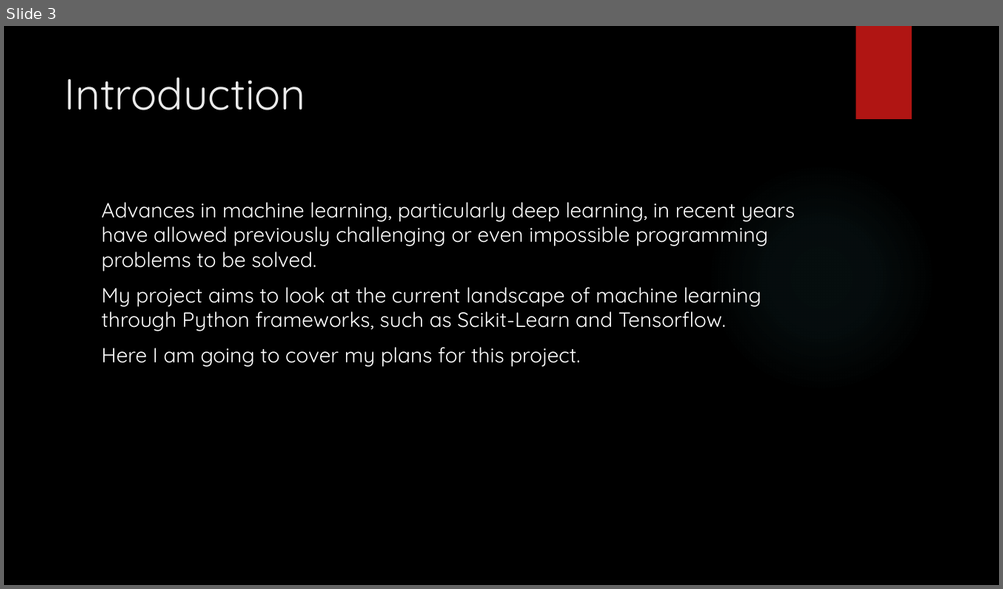
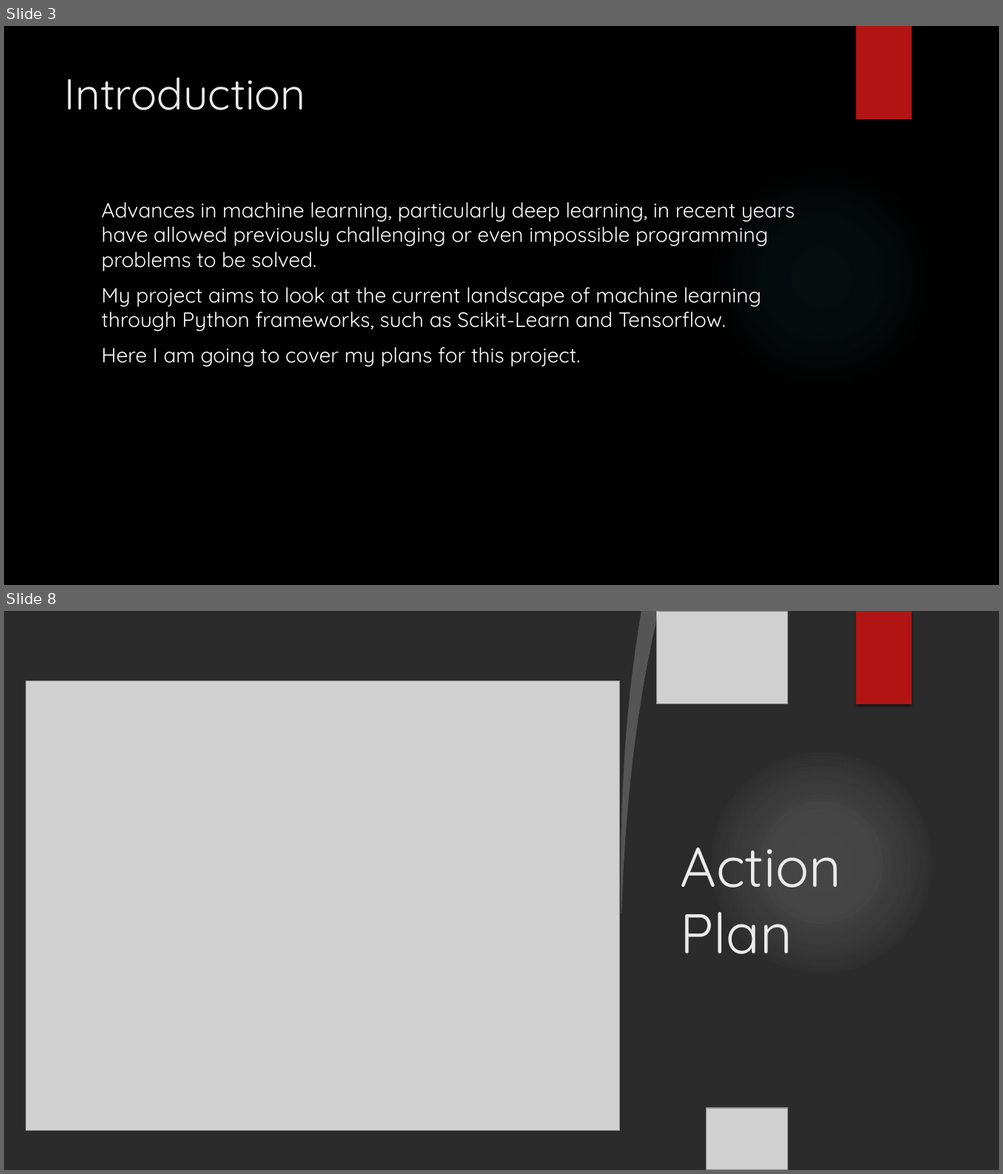
Before and after one commit to BladesOfBaconIV/finalYearProject, a slide deck: documents/interim-presentation/Machine Learning Using Python Frameworks.pptx. Shown one above the other, each under a label of ours: slide 3 before the commit, slides 3 and 8 after it; the slides between them are not shown. The pictures are 1003x589 and 1003x1174 pixels, drawn with LibreOffice and Linux fonts; fonts in the diff are those of the drawing; grey boxes stand for pictures; background and template pictures are left out; a plain dark background stands for a picture behind light text. Boxes give left, top, right and bottom in pixels: in the first picture for what was removed or moved away, otherwise in the second. Text is boxed around its words. In the diff, an @@ line names an element or a change of style, - is before the commit and + after.

```diff
--- a/documents/interim-presentation/Machine Learning Using Python Frameworks.pptx
+++ b/documents/interim-presentation/Machine Learning Using Python Frameworks.pptx
@@ slide 8 added at bbox=[4, 611, 999, 1170], background picture (left out) @@
@@ freeform shape added at bbox=[4, 611, 641, 1170], fill #FFFFFF @@
@@ freeform shape added at bbox=[613, 611, 658, 914], fill #FFFFFF at 20% opacity @@
@@ picture added at bbox=[657, 611, 788, 704] @@
@@ rectangle added at bbox=[855, 611, 911, 704], fill #B01513 @@
@@ picture added at bbox=[25, 681, 620, 1131] @@
@@ ellipse added at bbox=[706, 748, 936, 977], fill gradient #F3F3F3 @@
@@ ellipse added at bbox=[706, 748, 936, 977], fill gradient #F3F3F3 @@
@@ picture added at bbox=[4, 829, 333, 1170] @@
@@ picture added at bbox=[4, 847, 128, 1040] @@
@@ title added at bbox=[680, 848, 841, 954], 54 pt, text #EBEBEB @@
+Action Plan
@@ picture added at bbox=[706, 1109, 788, 1170] @@
```
Also in this commit, not shown: 5 other slides added, 2 other files.
